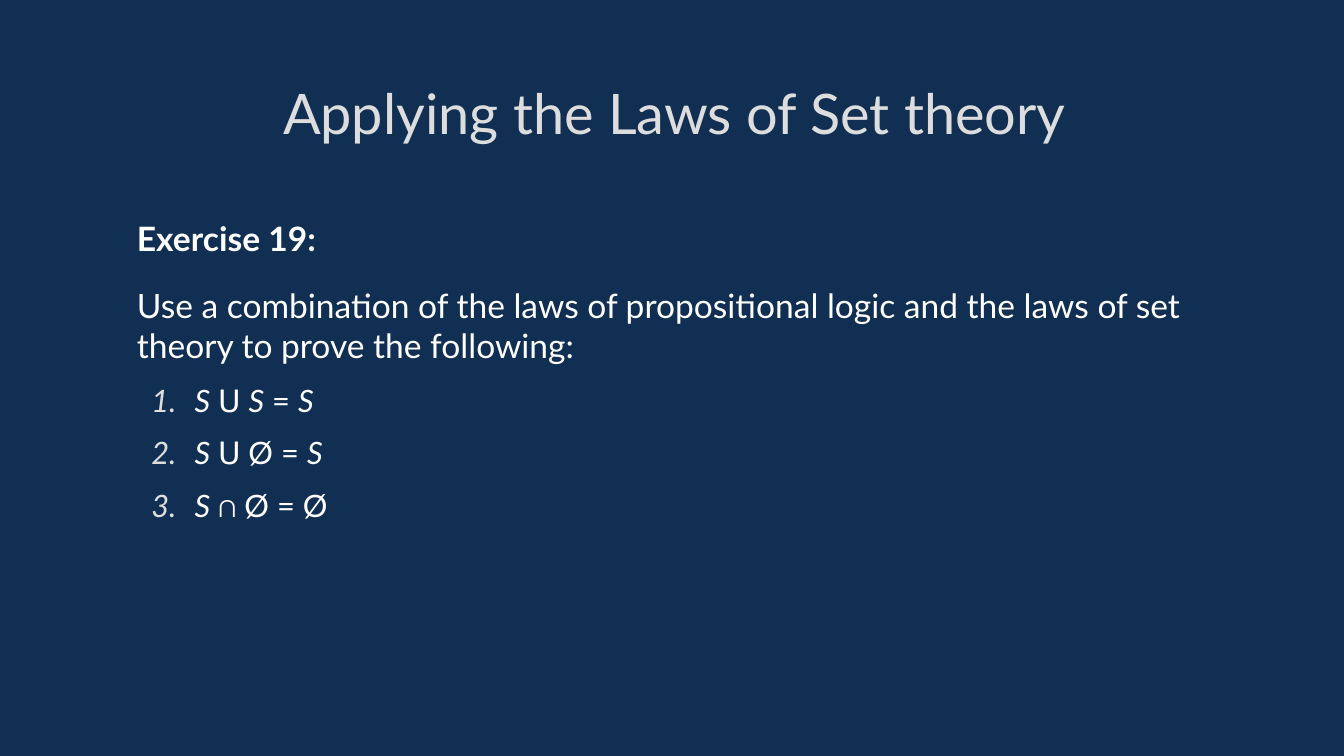
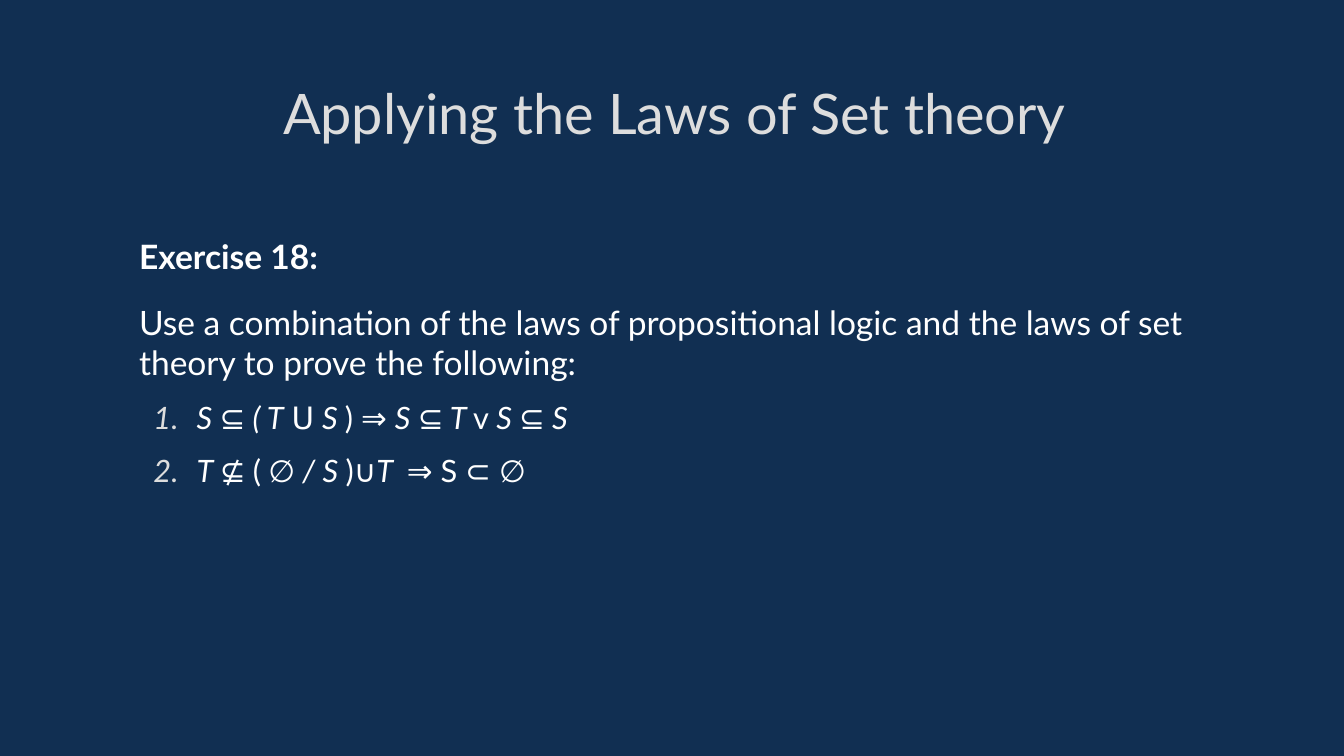
Before and after one commit to davidgundry/maths22-23, a slide deck: slide 96 of slides/maths-6-set-theory.odp (slide 97 before the commit). Drawn at 1344x756 pixels with LibreOffice and Linux fonts; fonts in the diff are those of the drawing. Boxes give left, top, right and bottom in pixels: in the first picture for what was removed or moved away, otherwise in the second. Text is boxed around its words. In the diff, an @@ line names an element or a change of style, - is before the commit and + after.

Commit message:
Updates before Set Theory 1

```diff
--- a/slides/maths-6-set-theory.odp
+++ b/slides/maths-6-set-theory.odp
@@ text "Exercise 18:": place and size @@
-text "Exercise 18:" at (137, 226, 1180, 519)
+text "Exercise 18:" at (139, 244, 1182, 483)
@@ text at (139, 244, 318, 270): text changed @@
-Exercise 19:
+Exercise 18:
@@ text at (197, 406, 568, 483): text changed; italic on @@
-  1. S 𝖴 S = S
-  2. S 𝖴 Ø = S
-  3. S ∩ Ø = Ø
+  1. S ⊆ ( T 𝖴 S ) ⇒ S ⊆ T v S ⊆ S
+  2. T ⊈ ( ∅ / S )∪T ⇒ S ⊂ ∅
```
Also in this commit, not shown: 35 other slides changed, 1 slide added, 2 slides removed, 7 other files.
